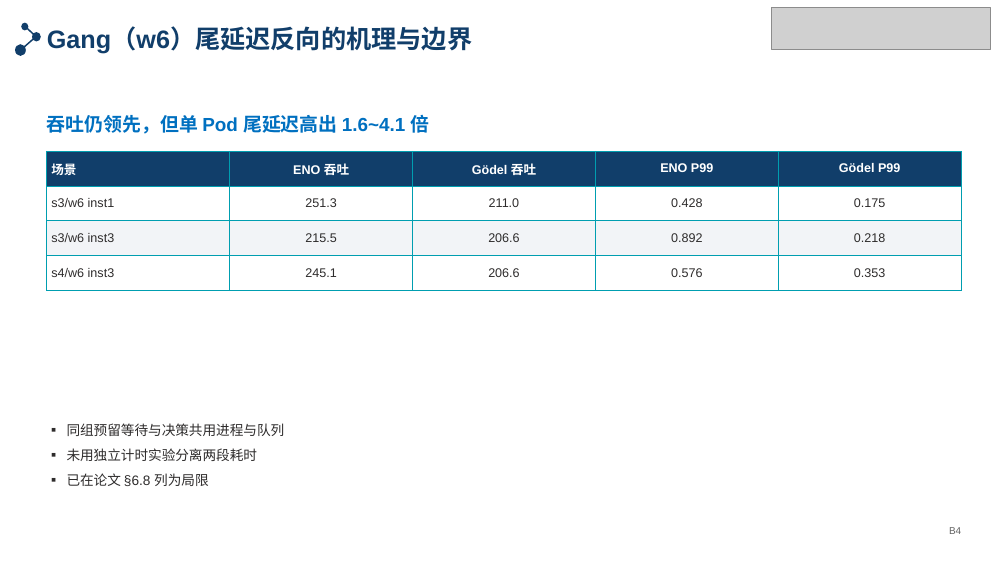
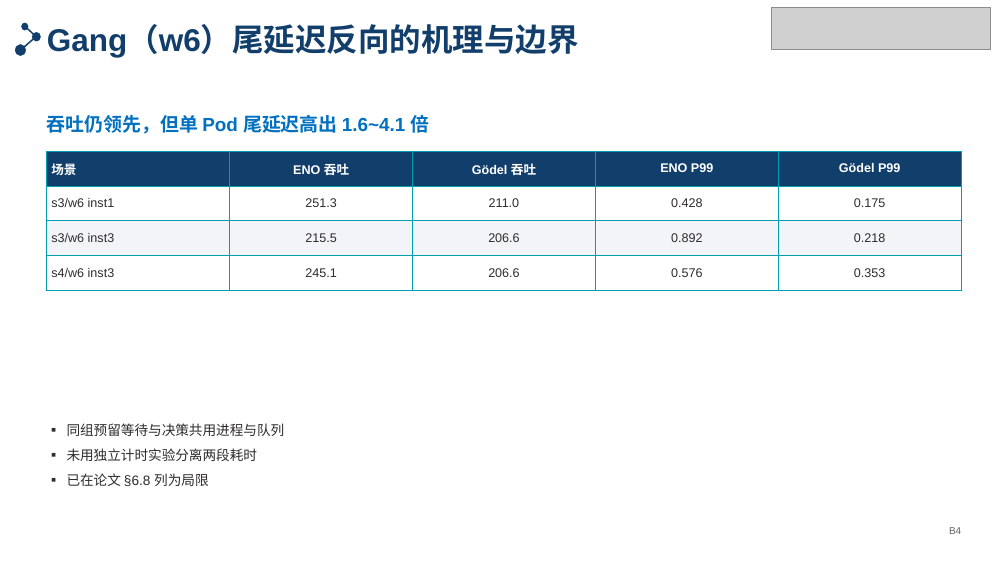
Before and after one commit to tengfei86/godel-scheduler, a slide deck: slide 29 of docs/thesis/defense/答辩PPT-北航模板版.pptx. Drawn at 1008x567 pixels with LibreOffice and Linux fonts; fonts in the diff are those of the drawing; grey boxes stand for pictures. Boxes give left, top, right and bottom in pixels: in the first picture for what was removed or moved away, otherwise in the second. Text is boxed around its words. In the diff, an @@ line names an element or a change of style, - is before the commit and + after.

```diff
--- a/docs/thesis/defense/答辩PPT-北航模板版.pptx
+++ b/docs/thesis/defense/答辩PPT-北航模板版.pptx
@@ text "Gang（w6）尾延迟反向的机理与边界" at box(47, 26, 579, 57): size 24 to 30 pt @@
```
Also in this commit, not shown: 3 other slides changed, 3 other files.
